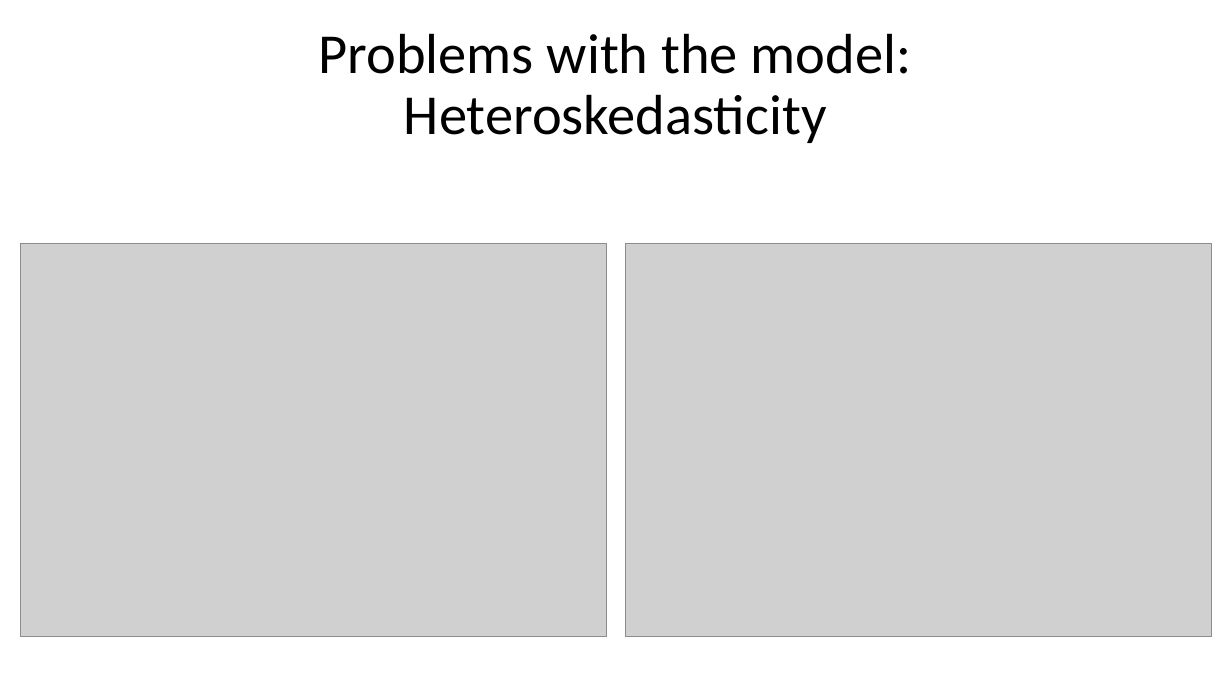
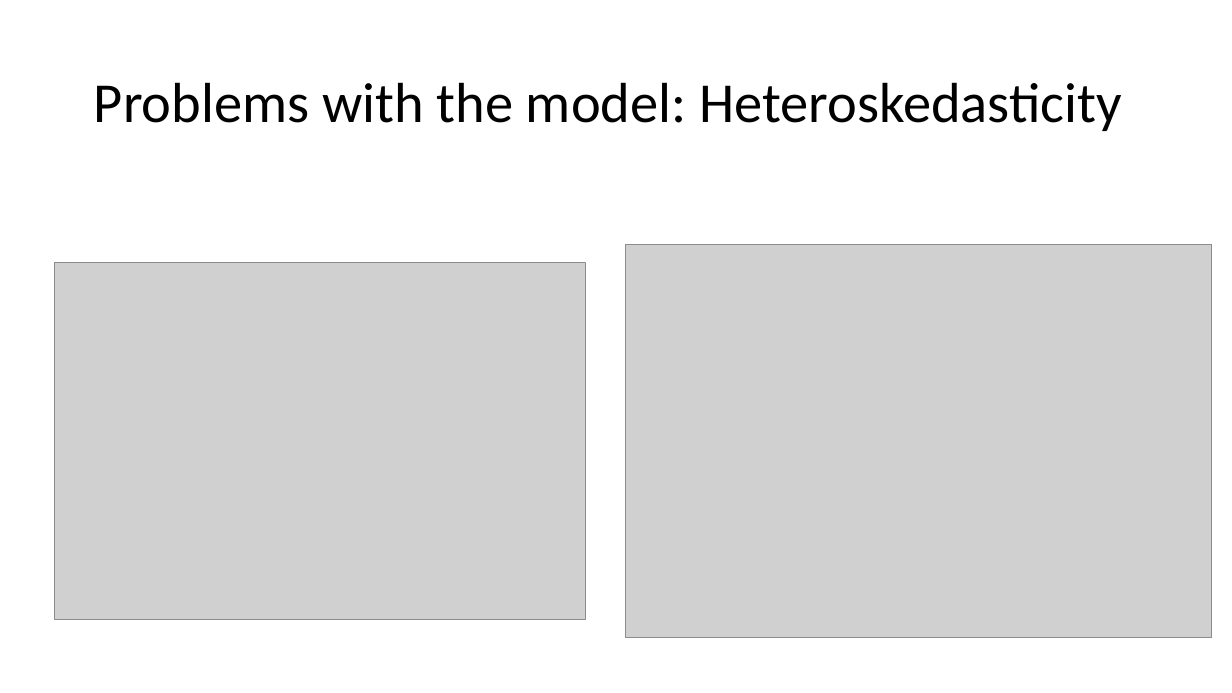
Before and after one commit to gregoja/Stock_Analysis, a slide deck: slide 15 of Stock price analysis and prediction.pptx. Drawn at 1232x693 pixels with LibreOffice and Linux fonts; fonts in the diff are those of the drawing; grey boxes stand for pictures. Boxes give left, top, right and bottom in pixels: in the first picture for what was removed or moved away, otherwise in the second. Text is boxed around its words. In the diff, an @@ line names an element or a change of style, - is before the commit and + after.

```diff
--- a/Stock price analysis and prediction.pptx
+++ b/Stock price analysis and prediction.pptx
@@ title "Problems with the model: Heteroskedasticity" moved from (x1=319, y1=33, x2=912, y2=143) to (x1=94, y1=82, x2=1122, y2=131) @@
@@ title "Problems with the model: Heteroskedasticity" at (x1=94, y1=82, x2=1122, y2=131): alignment centre to left; vertical alignment bottom to middle @@
@@ picture resized from (x1=20, y1=244, x2=607, y2=637) to (x1=55, y1=263, x2=586, y2=619) @@
```
Also in this commit, not shown: 6 other slides changed, 1 slide added, 1 other file.
